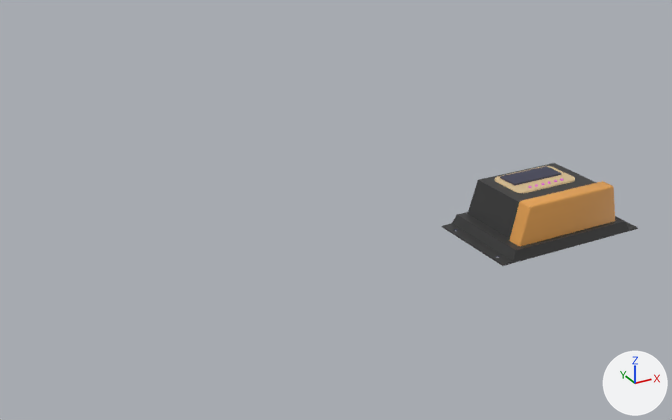
What one commit did to the Blender file Assets/Blender/Objects.blend.
Camera for both pictures: a camera (50 mm lens) standing at (-8.08, -8.93, 5.38) and looking at (-3.17, -0.02, 0.92). Lighting does not change. The marker at lower right points along +X, +Y and +Z.

Objects in the first picture: 'ChargeController'.
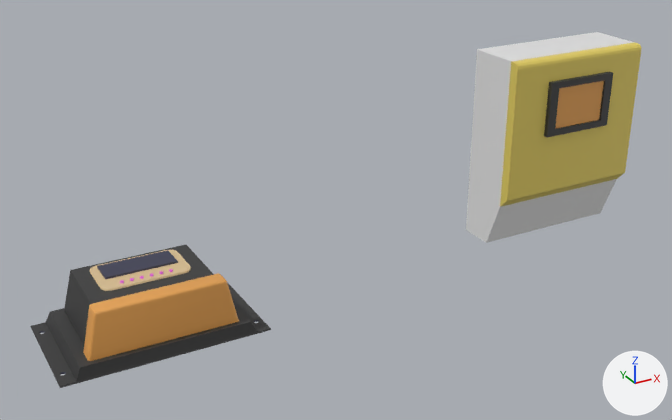
Boxes (x1, y1, x2, y2) around the edits, measured in the pictures (672 x 420 px):
'ChargeController', moved
    before: (442, 163, 638, 266)
    after: (31, 245, 271, 388)
'Inverter', added
    after: (466, 32, 641, 243)
    faces in mat_material_003 (yellow #e7d163): (500, 42, 641, 207)
    faces in mat_body (white #e7e7e7): (466, 32, 634, 243)
    faces in mat_chargecontroller1 (black #393939): (544, 72, 613, 137)
    faces in mat_chargecontroller2 (orange #e7a453): (555, 81, 604, 129)

What changed in the scene script:
```text
Add mat_body:
    mat_body = principled_material('body')
    mat_body.base_color = (0.8, 0.8, 0.8)  # white #e7e7e7
Add mat_material_003:
    mat_material_003 = principled_material('Material.003')
    mat_material_003.base_color = (0.8, 0.641, 0.124)  # yellow #e7d163
Add me_cube_005:
    me_cube_005.from_pydata(...)  # 38 vertices, 31 faces; spans x -1.0..1.0, y -0.53..0.34, z 0.03..2.52
    # faces by material slot: [9, 8, 1, 13]
    me_cube_005.materials.append(mat_body)  # white #e7e7e7
    me_cube_005.materials.append(mat_material_003)  # yellow #e7d163
    me_cube_005.materials.append(mat_chargecontroller2)  # orange #e7a453
    me_cube_005.materials.append(mat_chargecontroller1)  # black #393939
Change ob_chargecontroller:
    ob_chargecontroller.location: (0.0, 0.0, 0.0) -> (-5.554, 0.0, 0.0)
Add ob_inverter:
    ob_inverter = bpy.data.objects.new('Inverter', me_cube_005)
    ob_inverter.location = (0.0, -0.061, 0.019)
```
